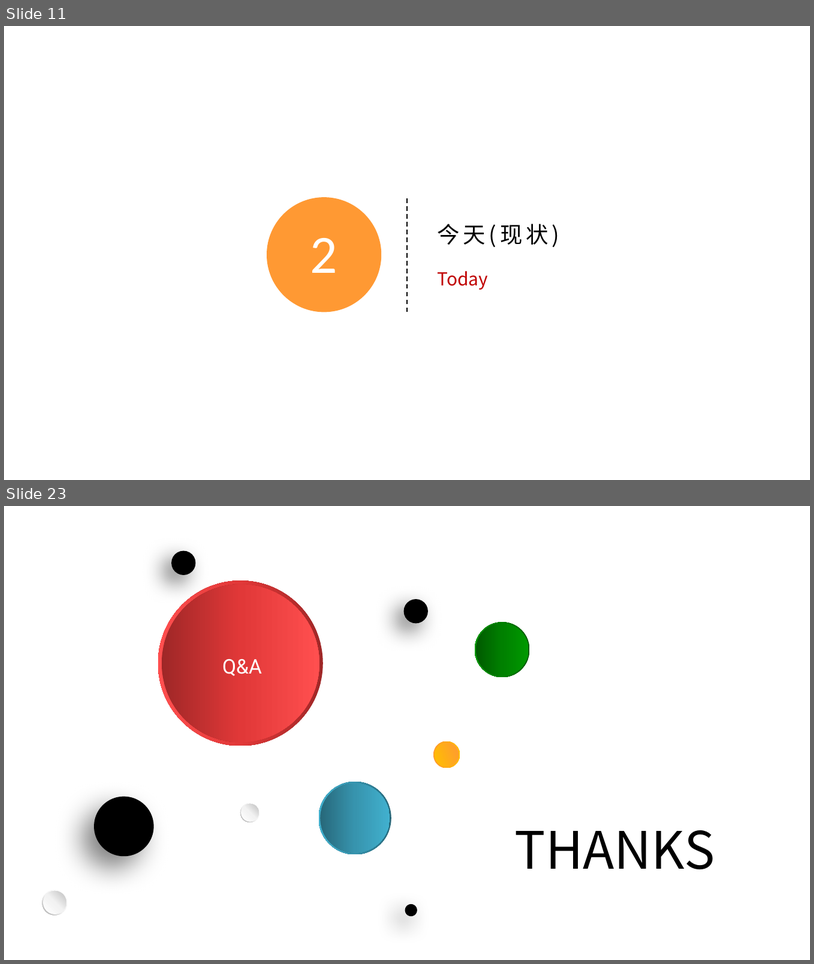
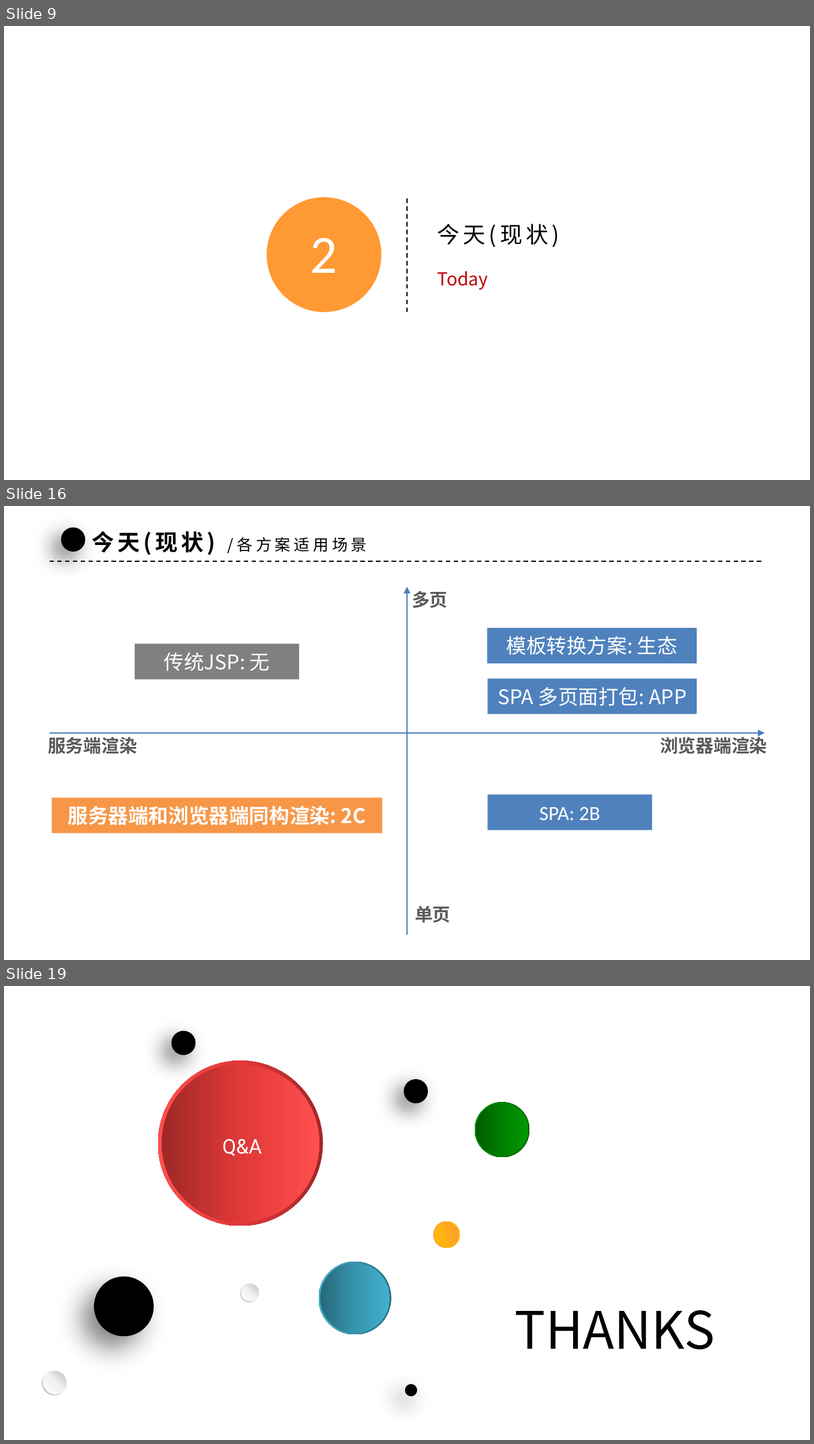
Before and after one commit to xiaoqiang-zhao/my-cellar, a slide deck: web/articles/ssr/SSR.pptx. Shown one above the other, each under a label of ours: slides 11 and 23 before the commit, slides 9, 16 and 19 after it; the slides between them are not shown. The pictures are 814x964 and 814x1444 pixels, drawn with LibreOffice and Linux fonts; fonts in the diff are those of the drawing; background and template pictures are left out. Boxes give left, top, right and bottom in pixels: in the first picture for what was removed or moved away, otherwise in the second. Text is boxed around its words. In the diff, an @@ line names an element or a change of style, - is before the commit and + after.

```diff
--- a/web/articles/ssr/SSR.pptx
+++ b/web/articles/ssr/SSR.pptx
@@ slide 16 added at (x1=4, y1=506, x2=810, y2=960), background picture (left out) @@
@@ ellipse added at (x1=61, y1=527, x2=86, y2=551), fill #000000 @@
@@ text added at (x1=92, y1=531, x2=367, y2=555), 14 pt, text #000000 @@
+今天(现状) /各方案适用场景
@@ line added from (49, 561) to (765, 561), #000000 1 pt dashed @@
@@ arrow added from (407, 935) to (407, 586), #4B7EBC 0.75 pt @@
@@ text added at (x1=412, y1=591, x2=448, y2=608), 16 pt, text #595959, bold @@
+多页
@@ rectangle added at (x1=487, y1=628, x2=696, y2=663), fill #4F81BD, 18 pt, text #FFFFFF @@
+模板转换方案: 生态
@@ rectangle added at (x1=135, y1=644, x2=299, y2=679), fill #808080, 18 pt, text #FFFFFF @@
+传统JSP: 无
@@ rectangle added at (x1=488, y1=679, x2=696, y2=714), fill #4F81BD, 18 pt, text #FFFFFF @@
+SPA 多页面打包: APP
@@ text added at (x1=48, y1=736, x2=137, y2=754), 16 pt, text #595959, bold @@
+服务端渲染
@@ arrow added from (49, 733) to (765, 733), #4B7EBC 0.75 pt @@
@@ text added at (x1=660, y1=734, x2=768, y2=754), 16 pt, text #595959, bold @@
+浏览器端渲染
@@ rectangle added at (x1=51, y1=797, x2=382, y2=832), fill #F79646, 18 pt, text #FFFFFF, bold @@
+服务器端和浏览器端同构渲染: 2C
@@ rectangle added at (x1=488, y1=794, x2=653, y2=829), fill #4F81BD, 18 pt, text #FFFFFF @@
+SPA: 2B
@@ text added at (x1=415, y1=906, x2=451, y2=922), 16 pt, text #595959, bold @@
+单页
@@ what was slide 11 is now slide 9 @@
@@ what was slide 23 is now slide 19 @@
```
Also in this commit, not shown: 7 slides changed, 8 other slides added, 12 slides removed, 1 other file.
